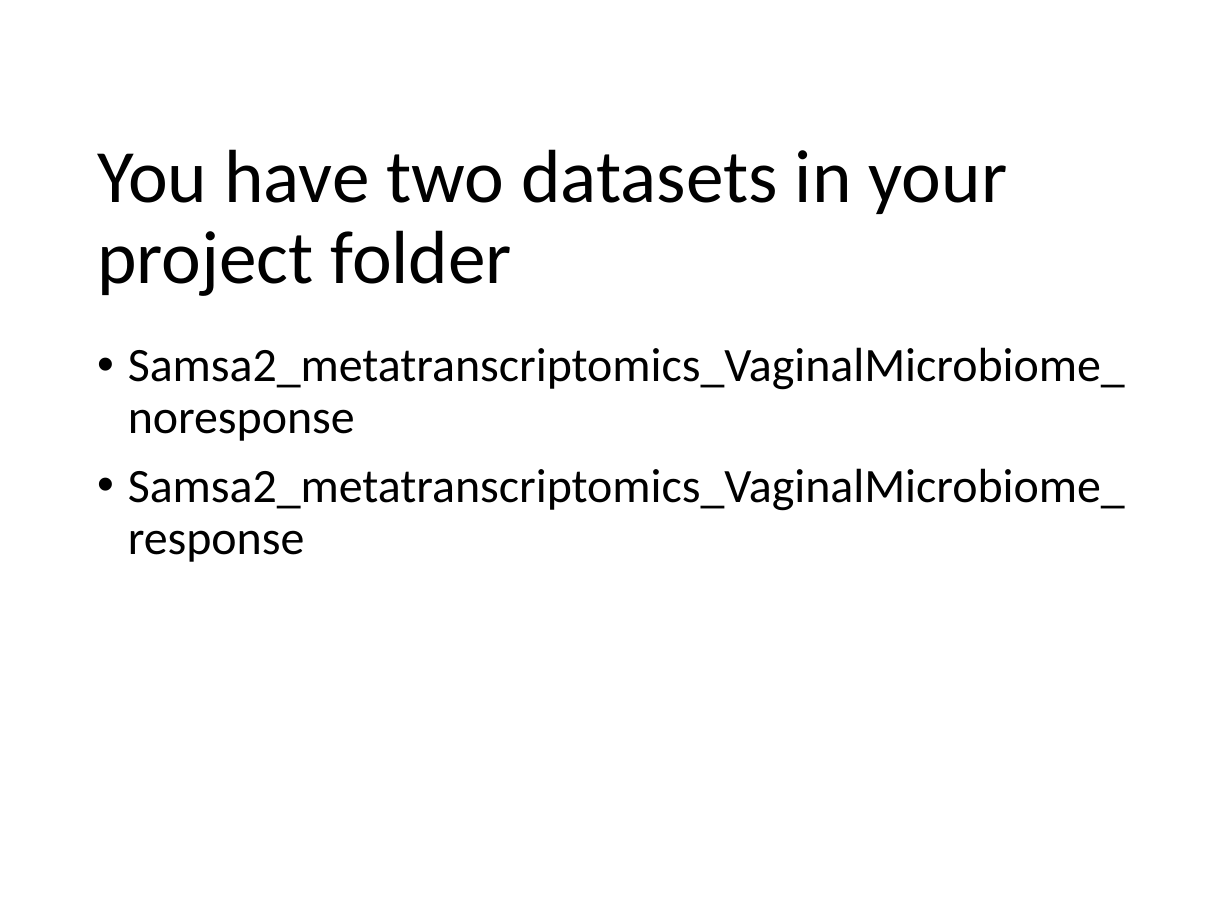
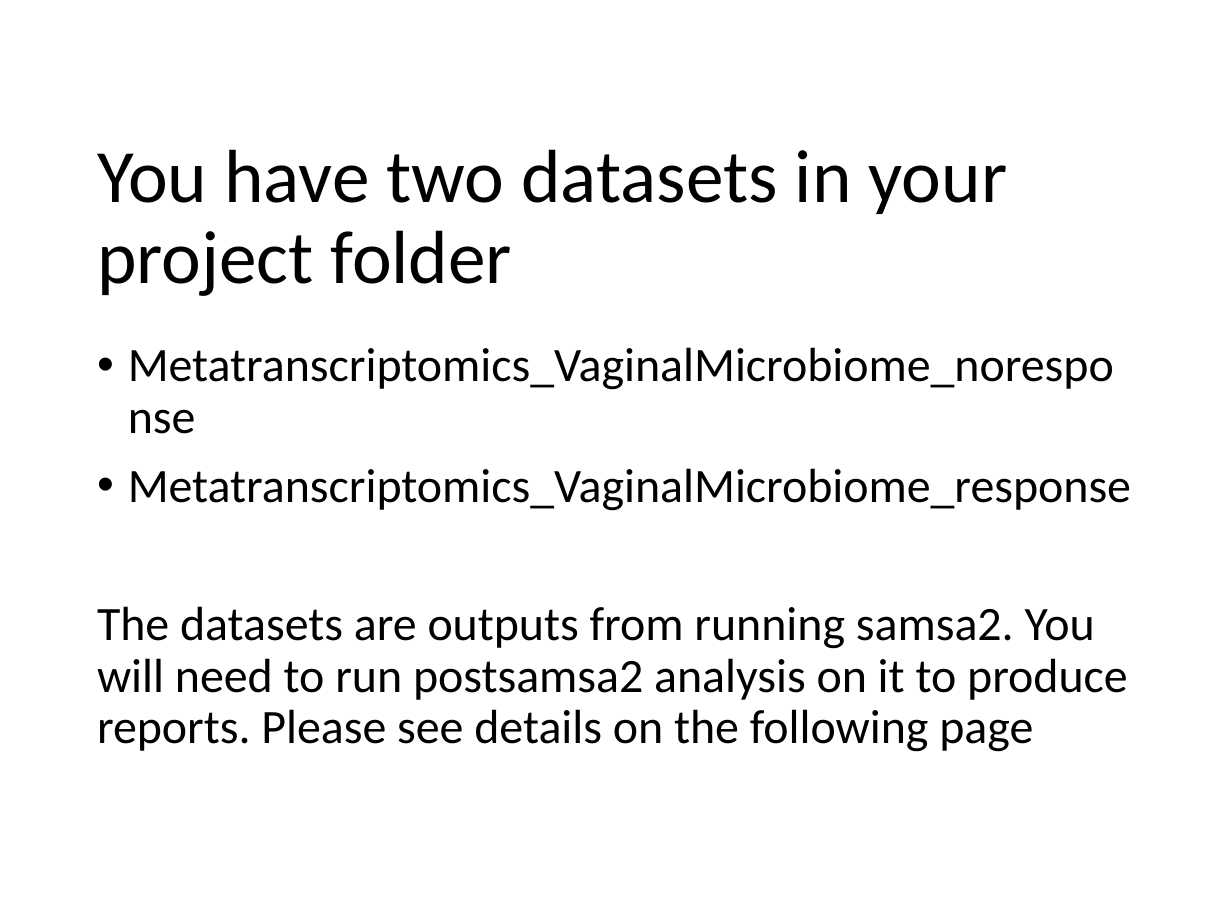
Before and after one commit to zajacn/metagenomics_course_FGCZ, a slide deck: slide 3 of instructions/Samsa2.pptx (slide 4 before the commit). Drawn at 1232x924 pixels with LibreOffice and Linux fonts; fonts in the diff are those of the drawing; background and template pictures are left out. Boxes give left, top, right and bottom in pixels: in the first picture for what was removed or moved away, otherwise in the second. Text is boxed around its words. In the diff, an @@ line names an element or a change of style, - is before the commit and + after.

Commit message:
edit day3

```diff
--- a/instructions/Samsa2.pptx
+++ b/instructions/Samsa2.pptx
@@ text at (97, 347, 1131, 752): text changed @@
-• Samsa2_metatranscriptomics_VaginalMicrobiome_noresponse
-• Samsa2_metatranscriptomics_VaginalMicrobiome_response
+• Metatranscriptomics_VaginalMicrobiome_noresponse
+• Metatranscriptomics_VaginalMicrobiome_response
+The datasets are outputs from running samsa2. You will need to run postsamsa2 analysis on it to produce reports. Please see details on the following page
```
Also in this commit, not shown: 1 slide removed.
